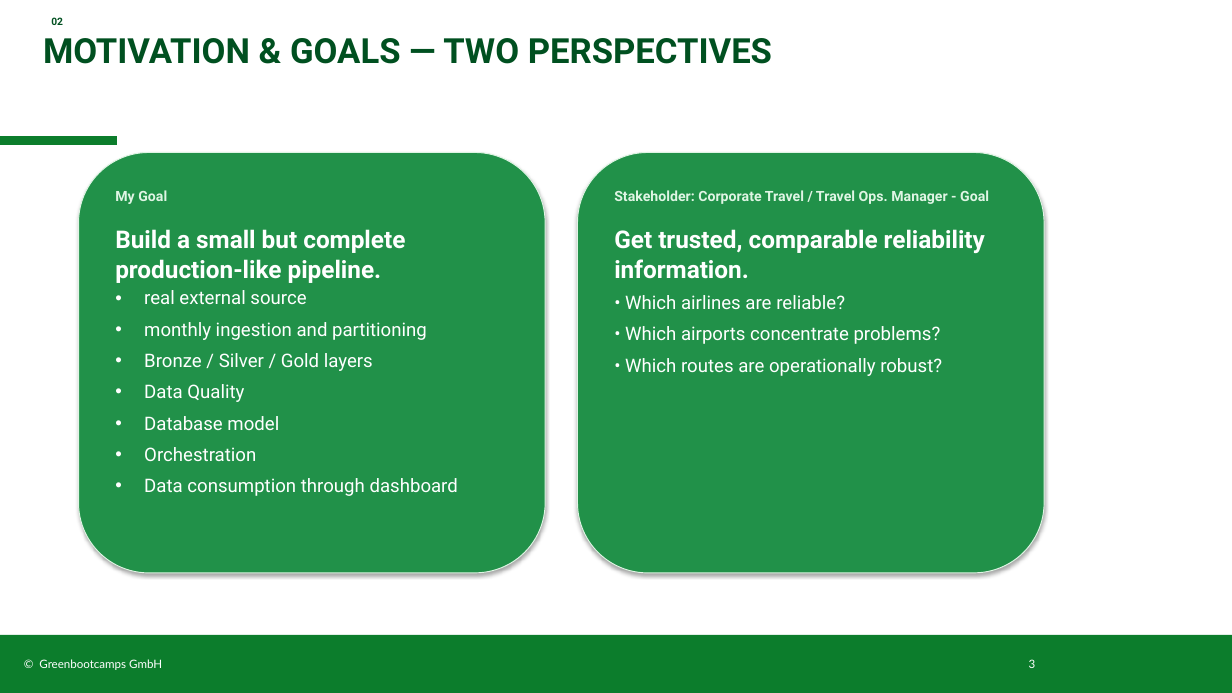
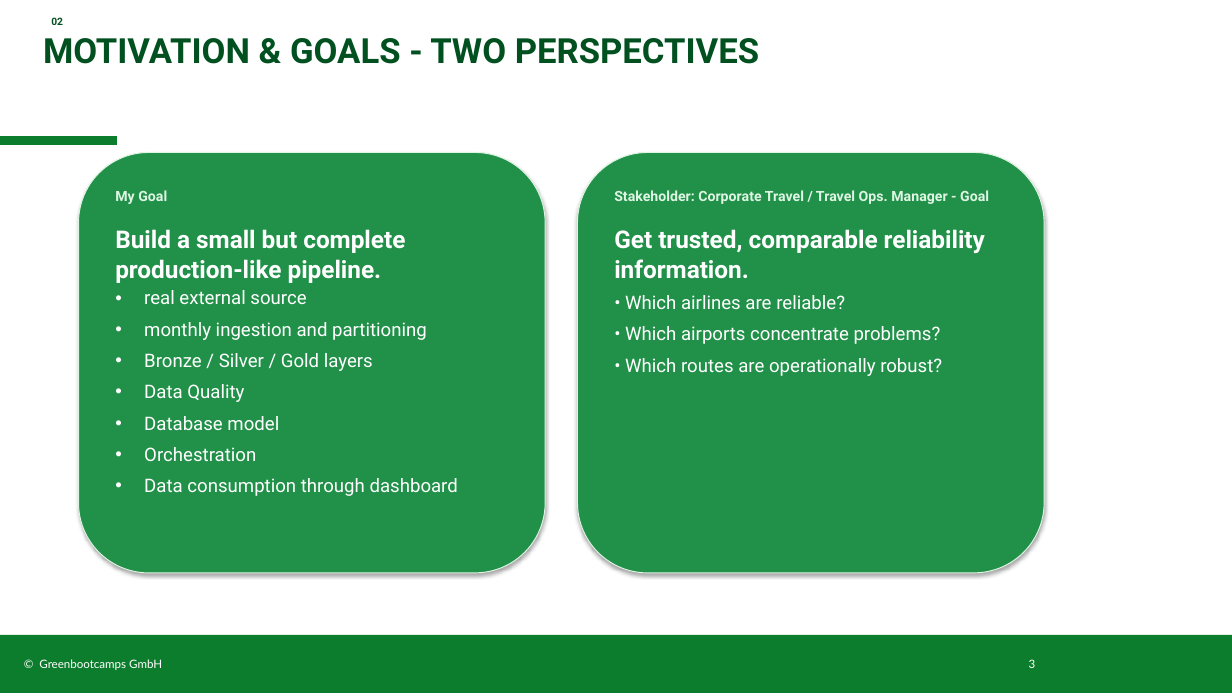
Before and after one commit to Peter-SQL/airline-operations-pipeline, a slide deck: slide 3 of docs/Airline_Reliability_PB.pptx. Drawn at 1232x693 pixels with LibreOffice and Linux fonts; fonts in the diff are those of the drawing; background and template pictures are left out. Boxes give left, top, right and bottom in pixels: in the first picture for what was removed or moved away, otherwise in the second. Text is boxed around its words. In the diff, an @@ line names an element or a change of style, - is before the commit and + after.

```diff
--- a/docs/Airline_Reliability_PB.pptx
+++ b/docs/Airline_Reliability_PB.pptx
@@ title at (x1=43, y1=38, x2=759, y2=64): text changed @@
-MOTIVATION & GOALS — TWO PERSPECTIVES
+MOTIVATION & GOALS - TWO PERSPECTIVES
```
Also in this commit, not shown: 9 other slides changed.
